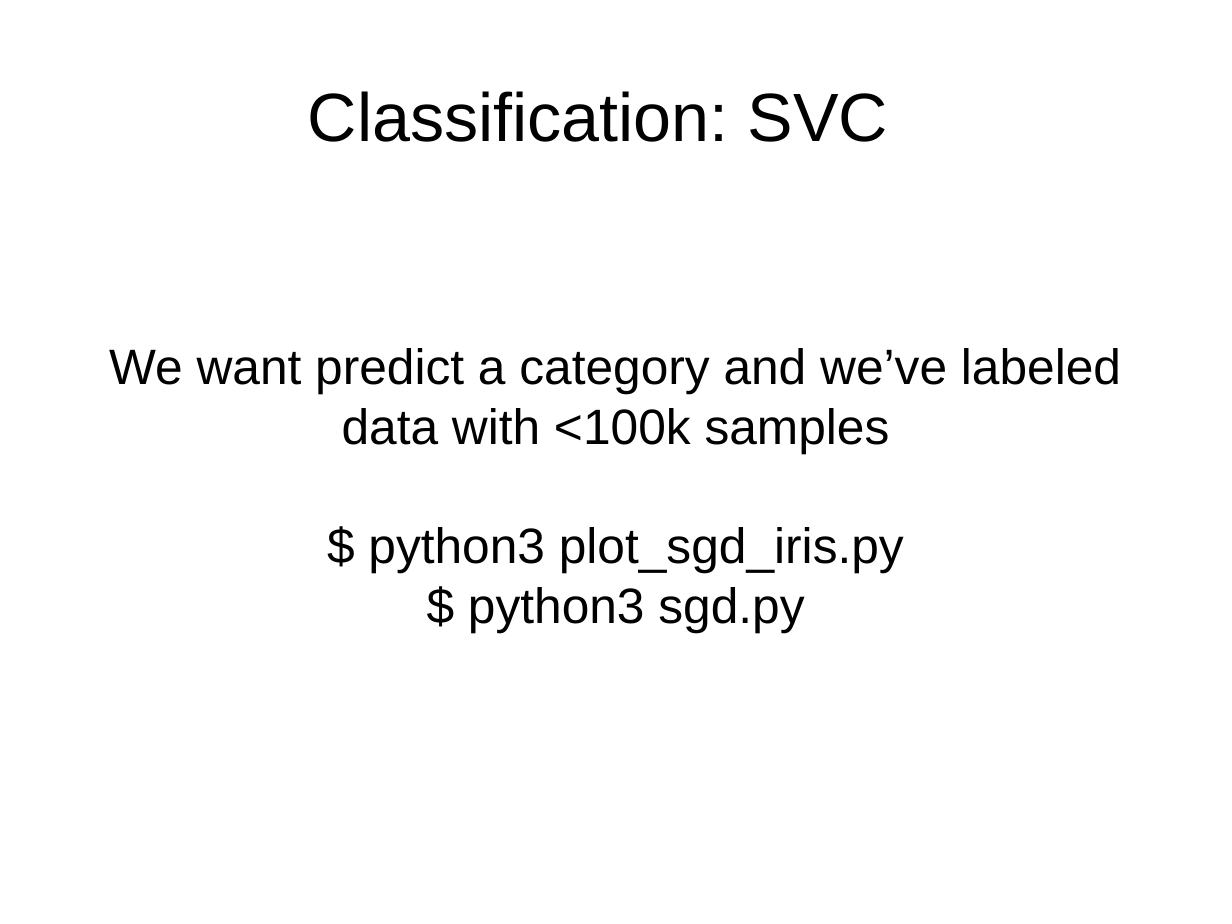
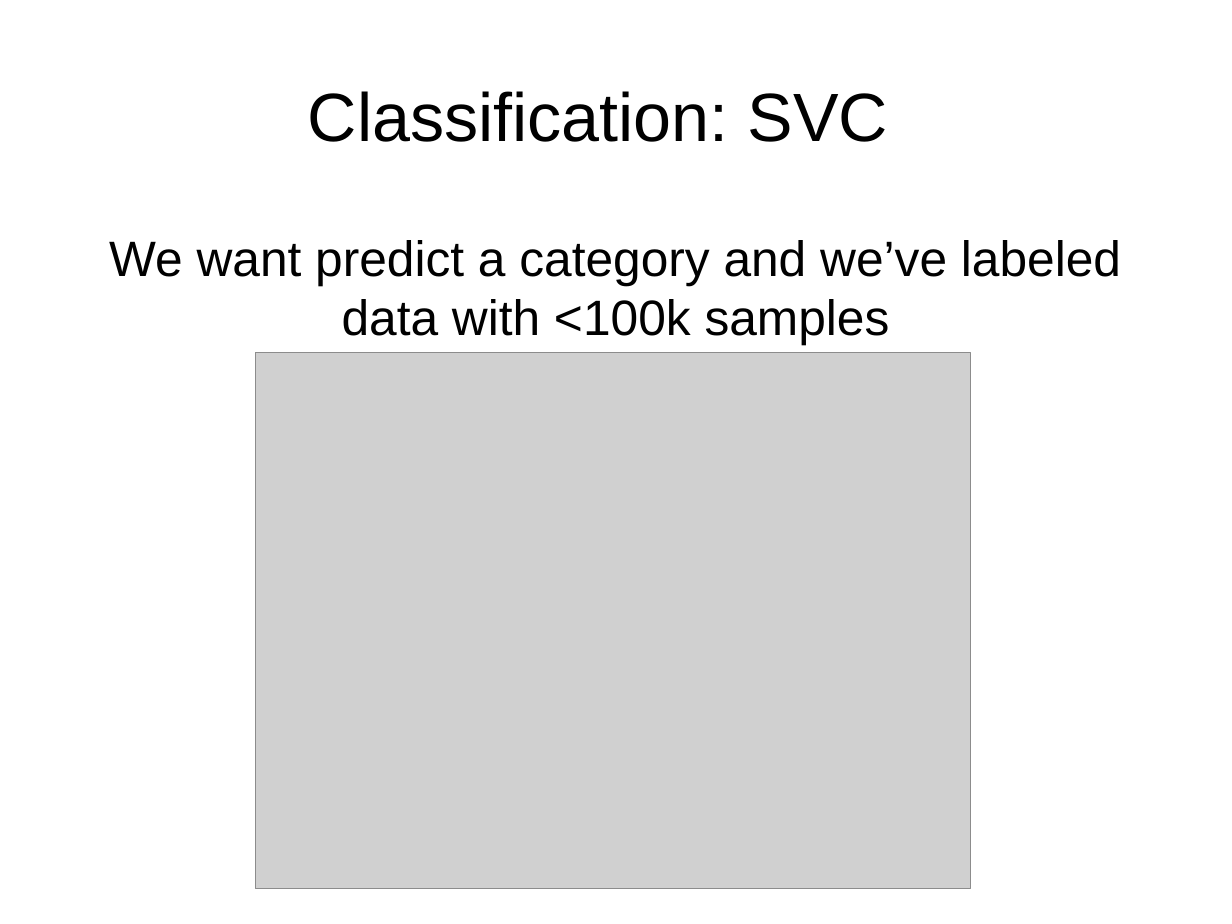
Before and after one commit to davidam/python-examples, a slide deck: slide 10 of presentations/scikit.odp. Drawn at 1232x924 pixels with LibreOffice and Linux fonts; fonts in the diff are those of the drawing; grey boxes stand for pictures. Boxes give left, top, right and bottom in pixels: in the first picture for what was removed or moved away, otherwise in the second. Text is boxed around its words. In the diff, an @@ line names an element or a change of style, - is before the commit and + after.

```diff
--- a/presentations/scikit.odp
+++ b/presentations/scikit.odp
@@ picture added at bbox=[255, 352, 970, 889] @@
@@ subtitle at bbox=[368, 527, 904, 632]: paragraphs removed @@
-$ python3 plot_sgd_iris.py
-$ python3 sgd.py
```
Also in this commit, not shown: 2 other slides changed, 3 slides added.
